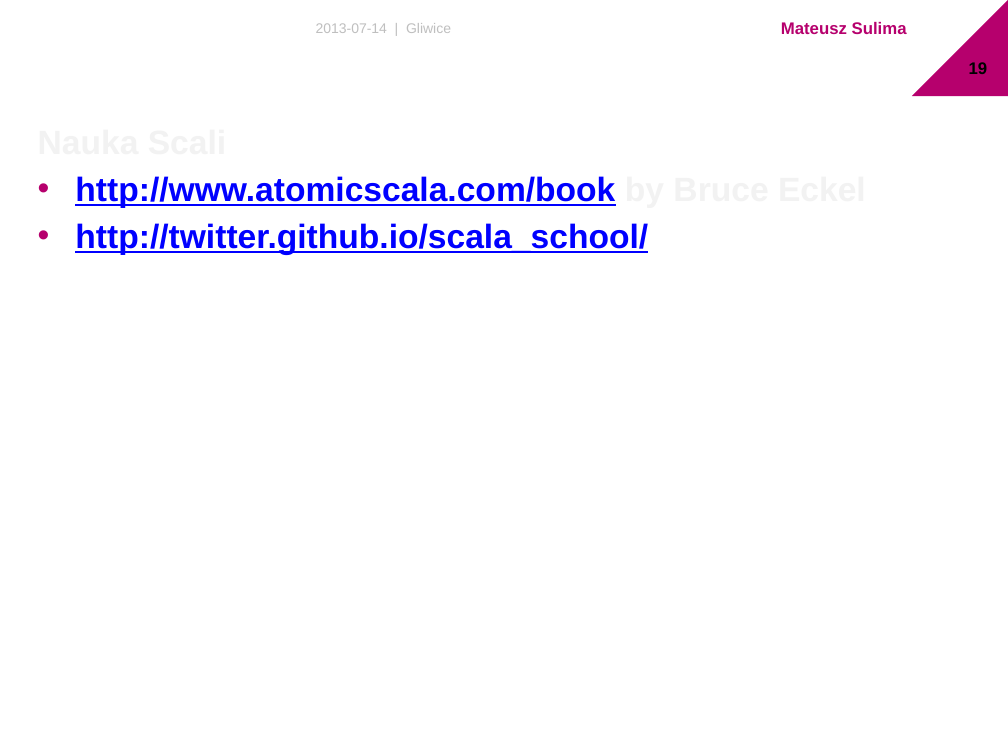
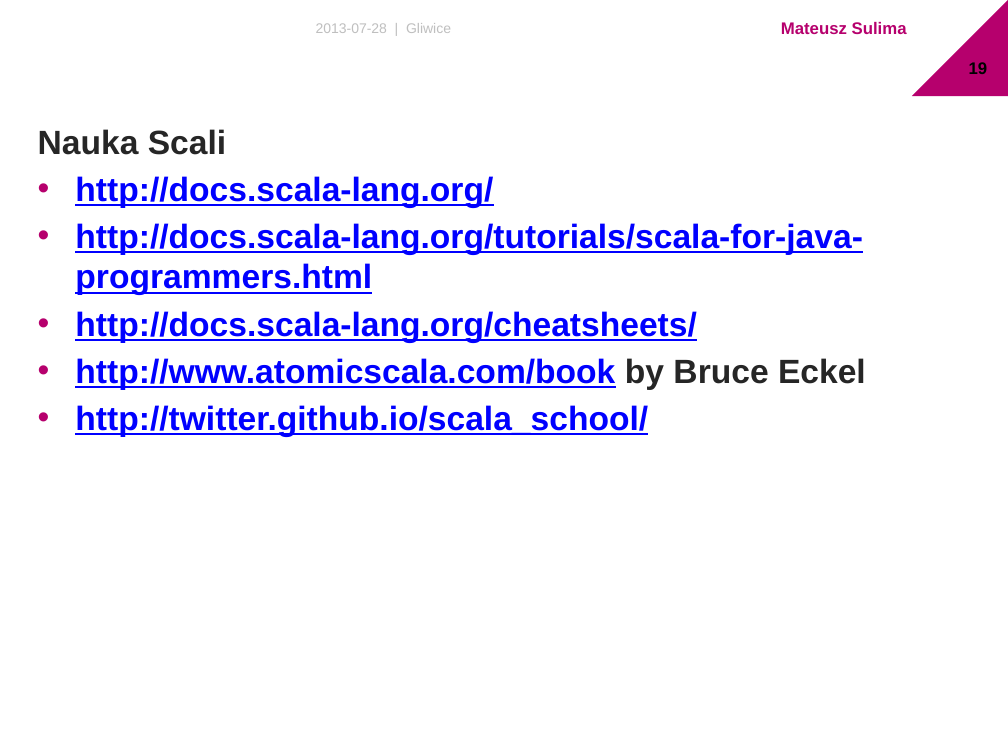
Before and after one commit to msulima/scala-sugar, a slide deck: slide 19 of Presentation.pptx. Drawn at 1008x756 pixels with LibreOffice and Linux fonts; fonts in the diff are those of the drawing; background and template pictures are left out. Boxes give left, top, right and bottom in pixels: in the first picture for what was removed or moved away, otherwise in the second. Text is boxed around its words. In the diff, an @@ line names an element or a change of style, - is before the commit and + after.

```diff
--- a/Presentation.pptx
+++ b/Presentation.pptx
@@ text at [316, 23, 451, 33]: text changed @@
-2013-07-14 | Gliwice
+2013-07-28 | Gliwice
@@ text at [38, 129, 866, 390]: text colour #F2F2F2 to #262626 in "Nauka Scali", "by Bruce Eckel" @@
@@ text at [75, 176, 862, 343]: paragraphs added @@
+• http://docs.scala-lang.org/
+• http://docs.scala-lang.org/tutorials/scala-for-java-programmers.html
+• http://docs.scala-lang.org/cheatsheets/
```
Also in this commit, not shown: 19 other slides changed, 1 slide added, 2 slides removed, 2 other files.
